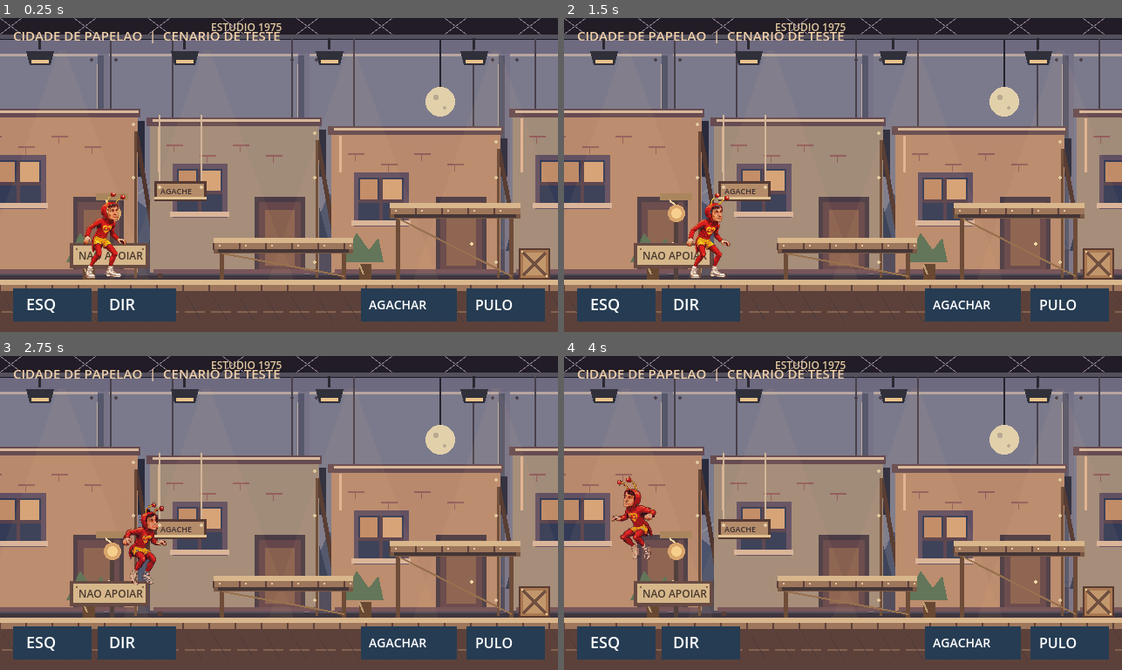
Above: before the commit, frames 1-4 (two rows, left to right).
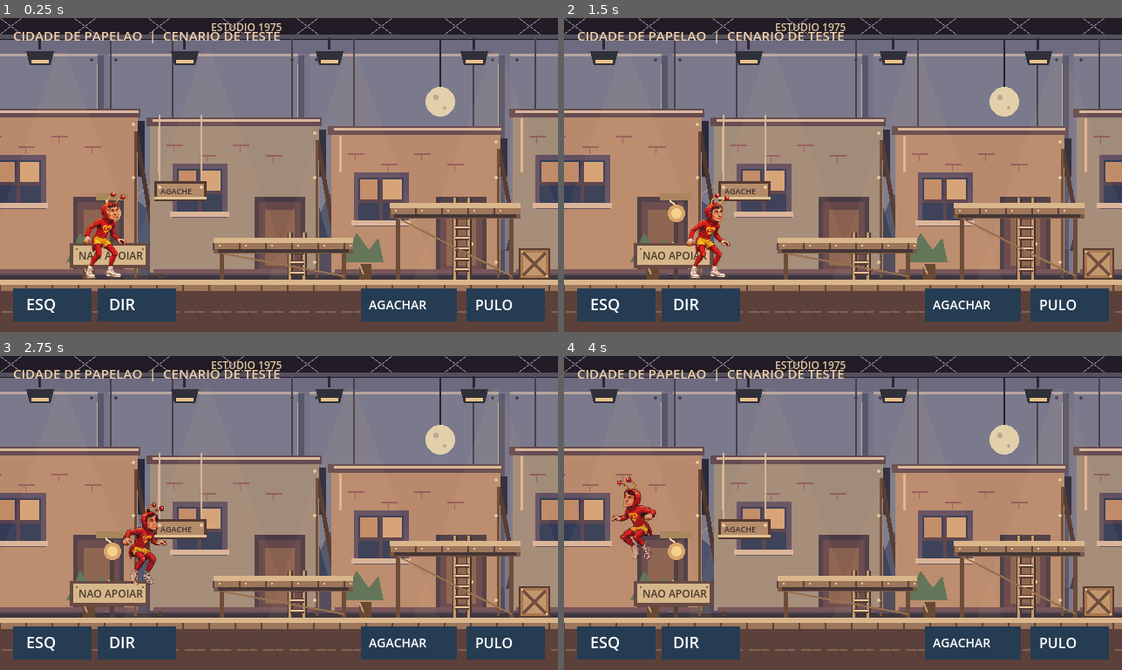
Above: after the commit, the same moments.

Repository: integro-app/chapolin-adventures
Game: Godot game, scene res://scenes/main.tscn
The game is run twice, just before and just after one commit, with the same random seed, the same clock (stepped at 60 frames per second) and the same inputs.
Inputs (mouse positions are in pixels of both pictures, inside the frame that each line leads up to):
- Up to frame 1 (0.25 s): no input
- Up to frame 2 (1.5 s): tap Enter (ui_accept) at 0.5, 0.6, 0.77, 1.07 s; move the mouse to (965, 159) at 0.52 s; hold Right (ui_right) 0.53-1.25 s; click (965, 159) at 0.67 s; drag from (731, 190) to (815, 237) at 1.27 s
- Up to frame 3 (2.75 s): move the mouse to (334, 443) at 2.02 s; hold Right (ui_right) from 2.03 s (still down); tap Enter (ui_accept) at 2.1 s
- Up to frame 4 (4 s): release Right (ui_right) at 2.75 s; drag from (815, 575) to (675, 465) at 2.77 s; move the mouse to (1010, 560) at 3.52 s; hold Left (ui_left) from 3.53 s (still down); tap Enter (ui_accept) at 3.6, 3.77 s

The runs differ from the first frame. In frame 1, 0.7% of the frame differs, in the area x 51-85%, y 57-84%; in frame 2, 0.7%; in frame 3, 0.7%; in frame 4, 0.7%.

Commit message:
Habilita subir e descer escadas com botões contextuais e animações preservadas

Diff:
--- a/scripts/main.gd
+++ b/scripts/main.gd
@@ -15,6 +15,7 @@
 const STAND_HEIGHT := 101.0
 const CROUCH_HEIGHT := 83.0
 const CROUCH_SPEED := 92.0
+const CLIMB_SPEED := 90.0
 
 var hero_pos := Vector2(120.0, 300.0)
 var vertical_speed := 0.0
@@ -23,6 +24,10 @@
 var run_hold_time := 0.0
 var run_direction := 0
 var running := false
+var climb_up_held := false
+var climb_down_held := false
+var climbing := false
+var climb_ladder := Rect2()
 var crouch_held := false
 var is_crouching := false
 var touch_controls: Dictionary = {}
@@ -38,6 +43,7 @@
 var raised_platforms: Array[Rect2] = []
 var crates: Array[Rect2] = []
 var low_beams: Array[Rect2] = []
+var ladders: Array[Rect2] = []
 var idle_texture: Texture2D
 var walk_texture: Texture2D
 var run_texture: Texture2D
@@ -50,6 +56,7 @@
 	raised_platforms = Stage.platforms()
 	crates = Stage.crates()
 	low_beams = Stage.low_beams()
+	ladders = Stage.ladders()
 
 	# Mesmos sprites aprovados para idle, caminhada e salto.
 	if ResourceLoader.exists("res://assets/chapolin_idle.png"):
@@ -63,6 +70,8 @@
 	queue_redraw()
 
 func _physics_process(delta: float) -> void:
+	if _handle_ladder(delta):
+		return
 	var axis := Input.get_axis("ui_left", "ui_right")
 	if absf(axis) < 0.1:
 		axis = move_axis
@@ -71,7 +80,7 @@
 		direction = 1 if axis > 0.0 else -1
 		facing = direction
 	# Crouch lowers the physical collision profile without stretching an art frame.
-	var wants_crouch := crouch_held or Input.is_action_pressed("ui_down")
+	var wants_crouch := crouch_held or (Input.is_action_pressed("ui_down") and _ladder_near(hero_pos.x, hero_pos.y).size.x == 0.0)
 	is_crouching = grounded and (wants_crouch or _under_low_beam(hero_pos.x, hero_pos.y))
 	if direction == 0 or direction != run_direction or not grounded or is_crouching:
 		run_hold_time = 0.0
@@ -141,6 +150,69 @@
 		animation_time += delta
 
 	# A câmera acompanha suavemente, respeitando as bordas do mundo.
+	var camera_target := clampf(hero_pos.x - 215.0, 0.0, Stage.WORLD_WIDTH - SCREEN_WIDTH)
+	camera_x = lerpf(camera_x, camera_target, minf(1.0, delta * 6.5))
+	queue_redraw()
+
+
+func _ladder_near(x: float, y: float) -> Rect2:
+	for ladder in ladders:
+		var ladder_center := ladder.position.x + ladder.size.x / 2.0
+		if absf(x - ladder_center) <= 28.0 and y >= ladder.position.y - 4.0 and y <= ladder.end.y + 4.0:
+			return ladder
+	return Rect2()
+
+func _handle_ladder(delta: float) -> bool:
+	# Regra de subida/descida em coordenadas do mundo, sem mudar as artes.
+	var climb_dir := (1.0 if climb_down_held else 0.0) - (1.0 if climb_up_held else 0.0)
+	if absf(climb_dir) < 0.1:
+		climb_dir = Input.get_axis("ui_up", "ui_down")
+	if not climbing and grounded and absf(climb_dir) > 0.1:
+		var possible := _ladder_near(hero_pos.x, hero_pos.y)
+		var ascending := climb_dir < 0.0 and hero_pos.y > possible.position.y + 1.0
+		var descending := climb_dir > 0.0 and hero_pos.y < possible.end.y - 1.0
+		if possible.size.x > 0.0 and (ascending or descending):
+			climbing = true
+			climb_ladder = possible
+			grounded = false
+			vertical_speed = 0.0
+			running = false
+			is_crouching = false
+			run_hold_time = 0.0
+			landing_timer = 0.0
+			hero_pos.x = possible.position.x + possible.size.x / 2.0
+	if not climbing:
+		return false
+	if Input.is_action_just_pressed("ui_accept") or jump_requested:
+		# Desprender-se com PULO executa o salto normal neste mesmo quadro.
+		climbing = false
+		grounded = false
+		vertical_speed = JUMP_SPEED
+		air_time = 0.0
+		jump_requested = false
+		return false
+
+	hero_pos.x = climb_ladder.position.x + climb_ladder.size.x / 2.0
+	hero_pos.y = clampf(hero_pos.y + climb_dir * CLIMB_SPEED * delta, climb_ladder.position.y, climb_ladder.end.y)
+	var at_top := climb_dir < 0.0 and hero_pos.y <= climb_ladder.position.y + 0.01
+	var at_bottom := climb_dir > 0.0 and hero_pos.y >= climb_ladder.end.y - 0.01
+	if at_top or at_bottom:
+		climbing = false
+		grounded = true
+		vertical_speed = 0.0
+		landing_timer = 0.0
+		_update_climb_visuals(delta, "idle")
+	else:
+		air_time = 0.0
+		_update_climb_visuals(delta, "climb")
+	return true
+
+func _update_climb_visuals(delta: float, desired: String) -> void:
+	if desired != current_animation:
+		current_animation = desired
+		animation_time = 0.0
+	else:
+		animation_time += delta
 	var camera_target := clampf(hero_pos.x - 215.0, 0.0, Stage.WORLD_WIDTH - SCREEN_WIDTH)
 	camera_x = lerpf(camera_x, camera_target, minf(1.0, delta * 6.5))
 	queue_redraw()
@@ -211,6 +283,10 @@
 	grounded = true
 	move_axis = 0.0
 	running = false
+	climbing = false
+	climb_ladder = Rect2()
+	climb_up_held = false
+	climb_down_held = false
 	is_crouching = false
 	run_hold_time = 0.0
 	run_direction = 0
@@ -235,6 +311,8 @@
 
 	draw_set_transform(Vector2(-camera_x, 0.0), 0.0, Vector2.ONE)
 	_draw_decoration()
+	for ladder in ladders:
+		_draw_ladder(ladder)
 	for surface in ground_segments:
 		_draw_stone(surface, true)
 	for surface in raised_platforms:
@@ -426,6 +504,20 @@
 	draw_circle(block.position + Vector2(4.0, 4.0), 1.5, Color("#ead1a2"))
 	draw_circle(block.end - Vector2(4.0, 4.0), 1.5, Color("#ead1a2"))
 
+func _draw_ladder(ladder: Rect2) -> void:
+	# Escada de madeira real de cenografia, com degraus e ferragens.
+	var left_x := ladder.position.x + 3.0
+	var right_x := ladder.end.x - 3.0
+	draw_line(Vector2(left_x, ladder.position.y - 6.0), Vector2(left_x, ladder.end.y), Color("#44332e"), 6.0)
+	draw_line(Vector2(right_x, ladder.position.y - 6.0), Vector2(right_x, ladder.end.y), Color("#44332e"), 6.0)
+	draw_line(Vector2(left_x, ladder.position.y - 6.0), Vector2(left_x, ladder.end.y), Color("#c39a70"), 3.0)
+	draw_line(Vector2(right_x, ladder.position.y - 6.0), Vector2(right_x, ladder.end.y), Color("#c39a70"), 3.0)
+	var rung_y := ladder.position.y + 5.0
+	while rung_y < ladder.end.y:
+		draw_line(Vector2(left_x, rung_y), Vector2(right_x, rung_y), Color("#533c35"), 5.0)
+		draw_line(Vector2(left_x, rung_y - 1.0), Vector2(right_x, rung_y - 1.0), Color("#ecc49a"), 2.0)
+		rung_y += 12.0
+
 func _draw_low_beam(beam: Rect2) -> void:
 	# Decorative hanging scenery plank with real gameplay collision.
 	var mid_x := beam.position.x + beam.size.x / 2.0
@@ -491,6 +583,12 @@
 	# Mesmos botões e áreas de toque que já funcionam no Android.
 	draw_rect(Rect2(15.0, 310.0, 90.0, 38.0), Color("#263c53"))
 	draw_rect(Rect2(112.0, 310.0, 90.0, 38.0), Color("#263c53"))
+	# SUBIR e DESCER aparecem apenas quando o Chapolin chega a uma escada.
+	if _ladder_near(hero_pos.x, hero_pos.y).size.x > 0.0 or climbing:
+		draw_rect(Rect2(246.0, 310.0, 74.0, 38.0), Color("#53634d") if climb_up_held else Color("#344b49"))
+		draw_rect(Rect2(329.0, 310.0, 74.0, 38.0), Color("#53634d") if climb_down_held else Color("#344b49"))
+		draw_string(ThemeDB.fallback_font, Vector2(256.0, 334.0), "SUBIR", HORIZONTAL_ALIGNMENT_LEFT, -1, 13, Color.WHITE)
+		draw_string(ThemeDB.fallback_font, Vector2(335.0, 334.0), "DESCER", HORIZONTAL_ALIGNMENT_LEFT, -1, 12, Color.WHITE)
 	draw_rect(Rect2(414.0, 310.0, 110.0, 38.0), Color("#465344") if is_crouching else Color("#263c53"))
 	draw_rect(Rect2(535.0, 310.0, 90.0, 38.0), Color("#263c53"))
 	draw_string(ThemeDB.fallback_font, Vector2(30.0, 335.0), "ESQ", HORIZONTAL_ALIGNMENT_LEFT, -1, 18, Color.WHITE)
@@ -527,6 +625,11 @@
 		return "left"
 	if screen_pos.x >= 112.0 and screen_pos.x < 208.0:
 		return "right"
+	if _ladder_near(hero_pos.x, hero_pos.y).size.x > 0.0 or climbing:
+		if screen_pos.x >= 246.0 and screen_pos.x < 320.0:
+			return "up"
+		if screen_pos.x >= 329.0 and screen_pos.x < 403.0:
+			return "down"
 	if screen_pos.x >= 414.0 and screen_pos.x < 525.0:
 		return "crouch"
 	if screen_pos.x >= 535.0 and screen_pos.x <= 640.0:
@@ -537,6 +640,8 @@
 	var left_pressed := false
 	var right_pressed := false
 	var duck_pressed := false
+	var up_pressed := false
+	var down_pressed := false
 	for button in touch_controls.values():
 		if button == "left":
 			left_pressed = true
@@ -544,5 +649,11 @@
 			right_pressed = true
 		elif button == "crouch":
 			duck_pressed = true
+		elif button == "up":
+			up_pressed = true
+		elif button == "down":
+			down_pressed = true
 	move_axis = (1.0 if right_pressed else 0.0) - (1.0 if left_pressed else 0.0)
 	crouch_held = duck_pressed
+	climb_up_held = up_pressed
+	climb_down_held = down_pressed
